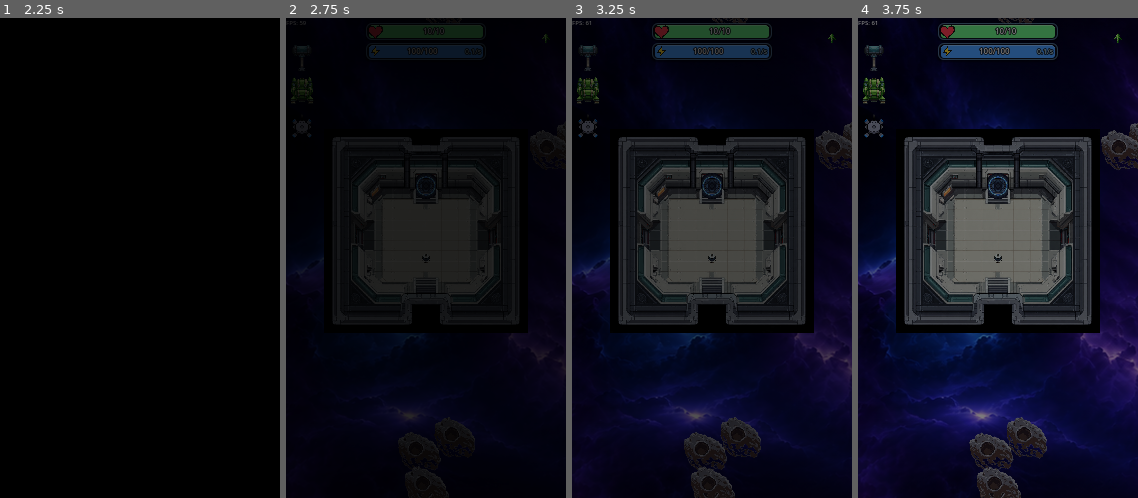
Above: before the commit, frames 1-4 (left to right).
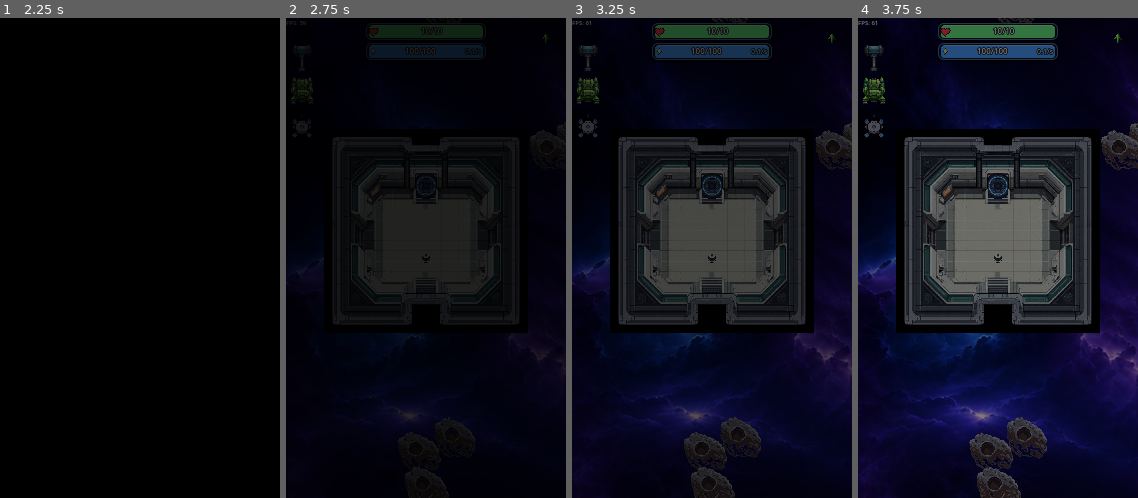
Above: after the commit, the same moments.

Repository: wildane/ShootingStar
Game: Godot game, scene res://scene/main_menu/main_menu.tscn
Same seed, same stepped clock (60 frames per second), same inputs: the game is played once before the commit and once after it.
Inputs (mouse positions are in pixels of both pictures, inside the frame that each line leads up to):
- Up to frame 1 (2.25 s): tap Enter at 0.5, 0.6 s; move the mouse to (201, 234) at 0.52 s; hold Right 0.53-1.25 s; click (201, 234) at 0.67 s; tap Space at 0.77 s; drag from (84, 282) to (126, 354) at 1.27 s; move the mouse to (140, 186) at 2.02 s; hold Right from 2.03 s (still down); tap Backspace at 2.1 s; click (140, 186) at 2.17 s
- Up to frame 2 (2.75 s): keep holding Right
- Up to frame 3 (3.25 s): release Right at 2.75 s; drag from (698, 354) to (770, 234) at 2.77 s
- Up to frame 4 (3.75 s): move the mouse to (1082, 330) at 3.52 s; hold Left from 3.53 s (still down); tap Ctrl at 3.6 s

Frame 1 is identical in both runs. In frame 2, 0.2% of the frame differs, in the area x 29-57%, y 1-8%; in frame 3, 0.3%; in frame 4, 0.4%.

Commit message:
Kecilkan saiz ikon hati pada bar HP/HUD

Diff:
--- a/scene/ui/HpBar.gd
+++ b/scene/ui/HpBar.gd
@@ -109,8 +109,8 @@
 	add_child(_panel)
 
 	# Saiz & posisi ikon (dibuat selepas bar supaya dilukis di atasnya)
-	_lebar_ikon = maxf(5.0, saiz_bar.y * 0.62)
-	var tinggi_ikon := maxf(5.0, saiz_bar.y - jidar * 2.0)
+	_lebar_ikon = maxf(4.0, saiz_bar.y * 0.40)
+	var tinggi_ikon := maxf(4.0, (saiz_bar.y - jidar * 2.0) * 0.64)
 	var posisi_ikon := Vector2(jidar + 1.0, (saiz_bar.y - tinggi_ikon) * 0.5)
 	_kiri_kandungan = posisi_ikon.x + _lebar_ikon + 2.0
 
